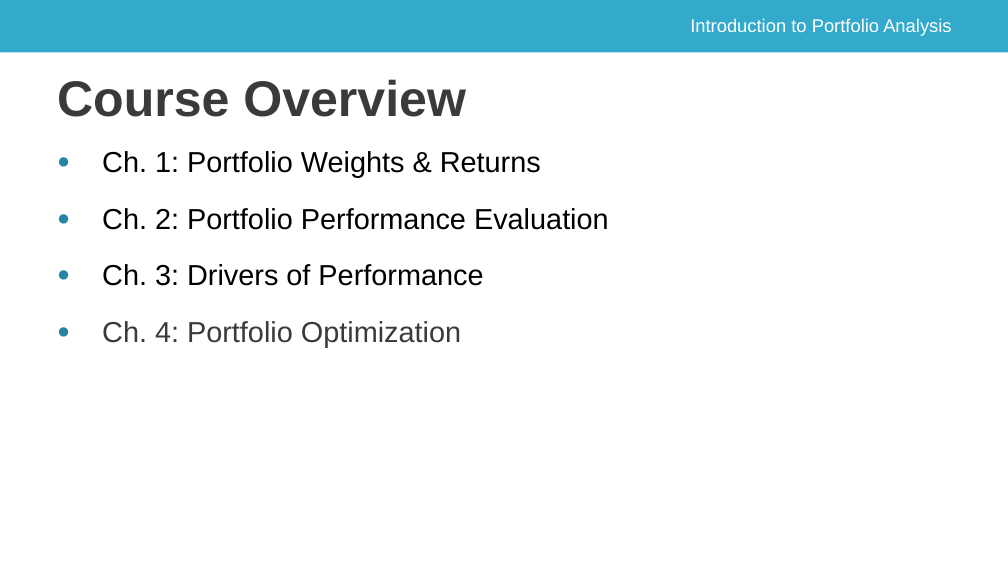
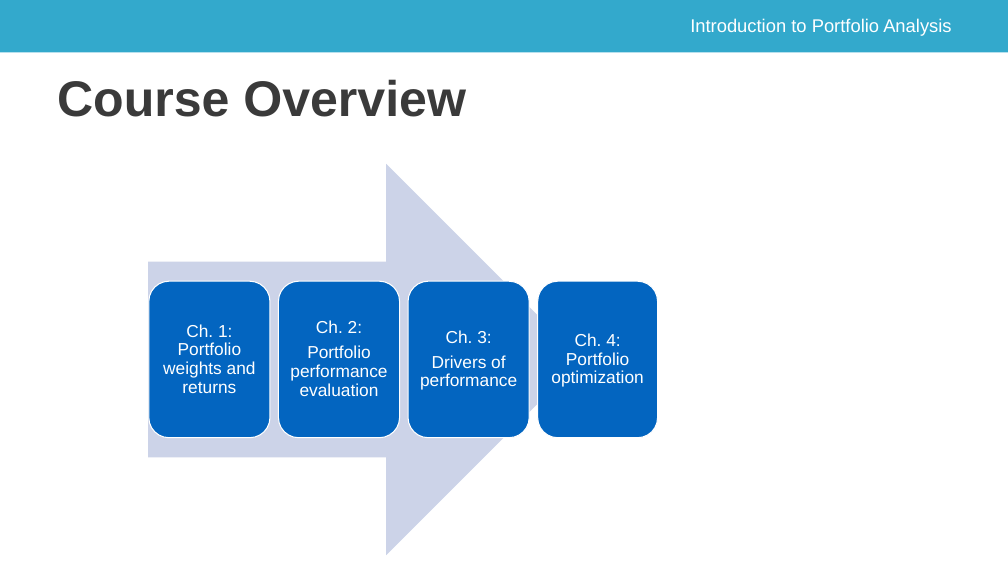
Before and after one commit to saciestudio/courses-intro-portfolio-analysis, a slide deck: slide 8 of scripts/ch_1_video_1.pptx. Drawn at 1008x567 pixels with LibreOffice and Linux fonts; fonts in the diff are those of the drawing; background and template pictures are left out. Boxes give left, top, right and bottom in pixels: in the first picture for what was removed or moved away, otherwise in the second. Text is boxed around its words. In the diff, an @@ line names an element or a change of style, - is before the commit and + after.

```diff
--- a/scripts/ch_1_video_1.pptx
+++ b/scripts/ch_1_video_1.pptx
@@ text removed at (102, 151, 609, 347) @@
-● Ch. 1: Portfolio Weights & Returns
-● Ch. 2: Portfolio Performance Evaluation
-● Ch. 3: Drivers of Performance
-● Ch. 4: Portfolio Optimization
@@ group added at (148, 164, 657, 555): 4 rounded rectangles, 4 texts, 1 right arrow @@
+Ch. 1: Portfolio weights and returns
+Ch. 2:
+Portfolio performance evaluation
+Ch. 3:
+Drivers of performance
+Ch. 4: Portfolio optimization
```
Also in this commit, not shown: 2 other slides changed.
